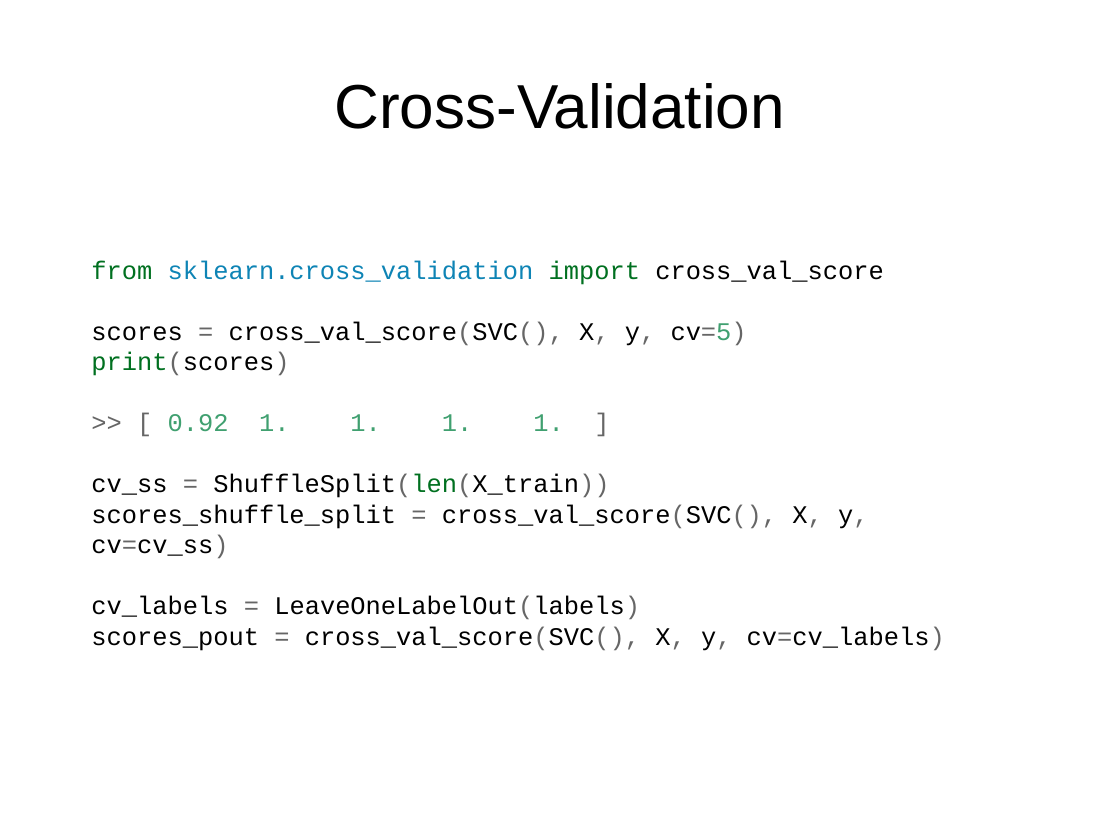
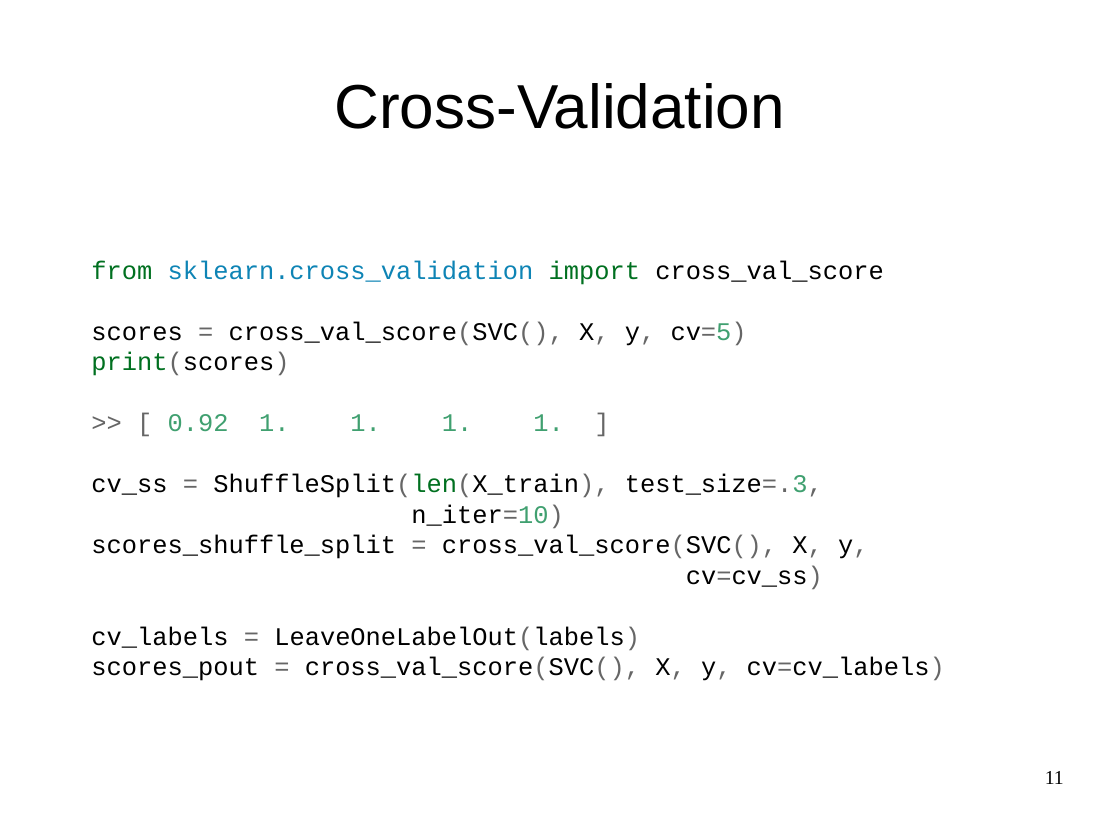
Before and after one commit to amueller/talks_odt, a slide deck: slide 11 of nyc-open-data-2015-andvanced-sklearn.odp (slide 13 before the commit). Drawn at 1120x840 pixels with LibreOffice and Linux fonts; fonts in the diff are those of the drawing. Boxes give left, top, right and bottom in pixels: in the first picture for what was removed or moved away, otherwise in the second. Text is boxed around its words. In the diff, an @@ line names an element or a change of style, - is before the commit and + after.

```diff
--- a/nyc-open-data-2015-andvanced-sklearn.odp
+++ b/nyc-open-data-2015-andvanced-sklearn.odp
@@ text at [91, 474, 868, 590]: text changed @@
-cv_ss = ShuffleSplit(len(X_train))
-scores_shuffle_split = cross_val_score(SVC(), X, y, cv=cv_ss)
+cv_ss = ShuffleSplit(len(X_train), test_size=.3,
+n_iter=10)
+scores_shuffle_split = cross_val_score(SVC(), X, y,
+cv=cv_ss)
@@ page number added at [1045, 771, 1064, 784], 14 pt, text #000000 @@
+11
```
Also in this commit, not shown: 58 other slides changed, 1 slide added, 5 slides removed.
